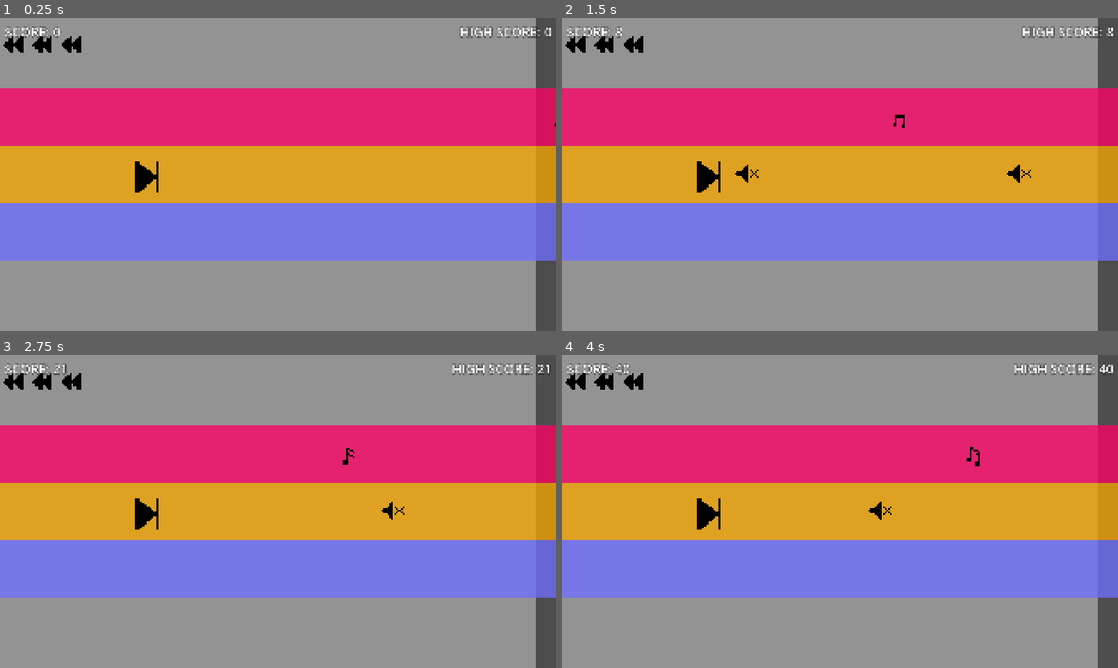
Above: before the commit, frames 1-4 (two rows, left to right).
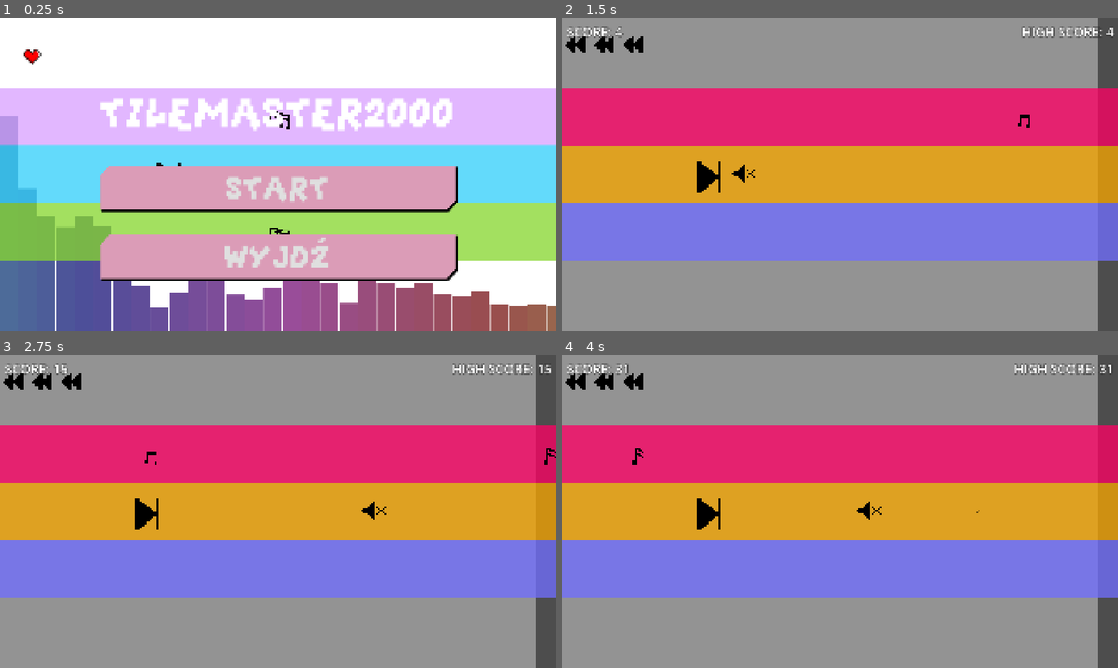
Above: after the commit, the same moments.

Repository: chorwat2137/haven-2026
Game: Godot game, scene res://scenes/main_menu.tscn
Same seed, same stepped clock (60 frames per second), same inputs: the game is played once before the commit and once after it. Before the commit the project starts from res://scenes/main.tscn.
Inputs (mouse positions are in pixels of both pictures, inside the frame that each line leads up to):
- Up to frame 1 (0.25 s): no input
- Up to frame 2 (1.5 s): click (840, 187) at 0.5 s, where only the run after the commit has a clickable "START"; tap Enter (ui_accept) at 1.25 s; hold Right (ui_right) from 1.28 s (still down); tap Space (shoot) at 1.35 s
- Up to frame 3 (2.75 s): keep holding Right (ui_right); tap Enter (ui_accept) at 1.52, 2.27 s; tap Space (shoot) at 2.1 s
- Up to frame 4 (4 s): release Right (ui_right) at 2.78 s; hold Left (ui_left) 2.78-3.53 s; tap Space (shoot) at 2.85, 3.6 s; hold Right (ui_right) from 3.53 s (still down); tap Enter (ui_accept) at 3.77 s

The runs differ from the first frame. In frame 1, 100% of the frame differs, in the area x 0-100%, y 0-100%; in frame 2, 0.3%; in frame 3, 0.4%; in frame 4, 0.3%.

Commit message:
asd

Diff:
--- a/project.godot
+++ b/project.godot
@@ -11,7 +11,7 @@
 [application]
 
 config/name="haven-2026"
-run/main_scene="uid://bl1mp5us6ubqj"
+run/main_scene="uid://bpiqg3idm5vsm"
 config/features=PackedStringArray("4.7", "GL Compatibility")
 config/icon="res://icon.svg"
 
